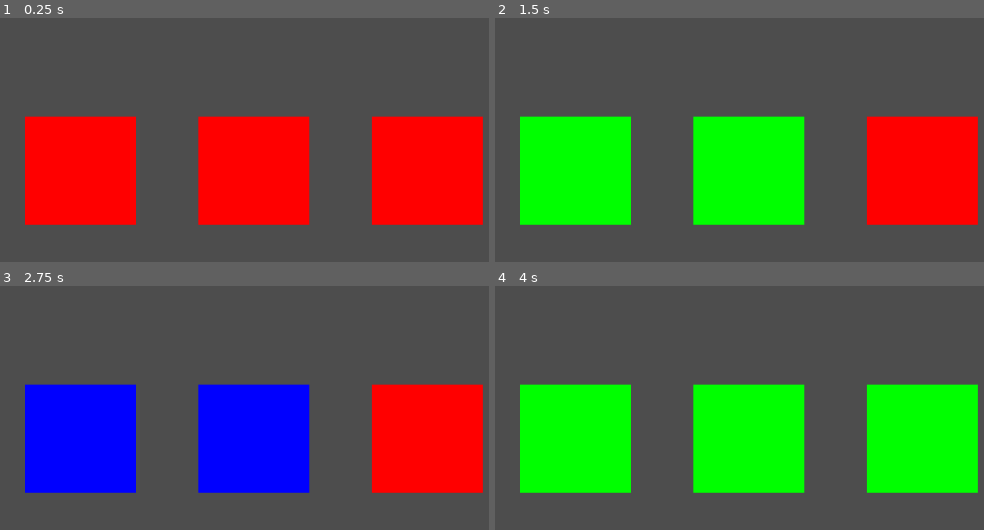
Above: before the commit, frames 1-4 (two rows, left to right).
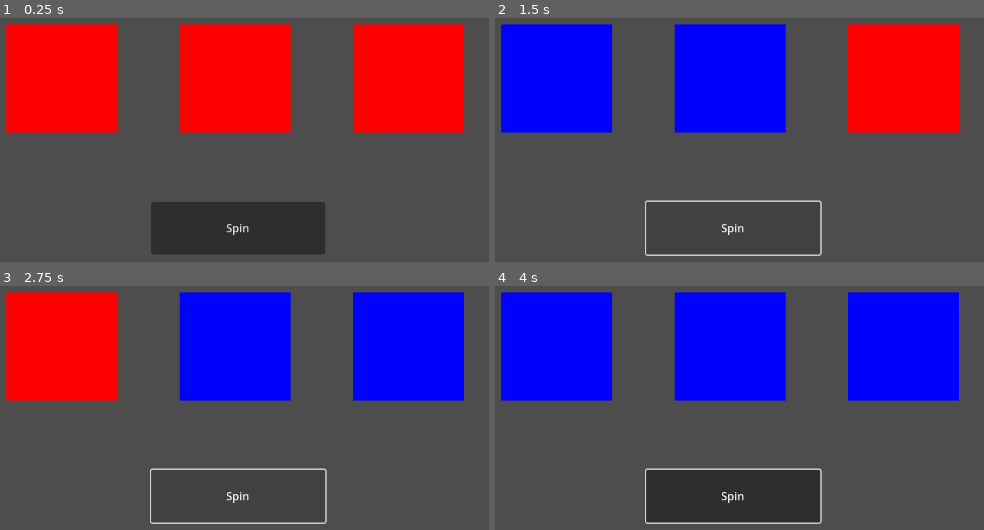
Above: after the commit, the same moments.

Repository: KarumGhag/Super-Gambler
Game: Godot game, scene res://SlotMachine/slot_machine.tscn
Same seed, same stepped clock (60 frames per second), same inputs: the game is played once before the commit and once after it. The project has no main scene, so this scene is started directly.
Inputs (mouse positions are in pixels of both pictures, inside the frame that each line leads up to):
- Up to frame 1 (0.25 s): no input
- Up to frame 2 (1.5 s): click (734, 227) at 0.5 s, where only the run after the commit has a clickable "Spin"; click (734, 227) at 1.25 s, where only the run after the commit has a clickable "Spin"
- Up to frame 3 (2.75 s): click (239, 495) at 2 s, where only the run after the commit has a clickable "Spin"
- Up to frame 4 (4 s): move the mouse to (930, 429) at 2.77 s; click (930, 429) at 2.85 s; move the mouse to (597, 473) at 3.52 s; right-click (597, 473) at 3.6 s

The runs differ from the first frame. In frame 1, 59% of the frame differs, in the area x 1-99%, y 2-97%; in frame 2, 57%; in frame 3, 57%; in frame 4, 63%, in the area x 1-99%, y 2-98%.

Commit message:
finished slot machine
still must add good looks and the better

Diff:
--- a/Better/betManager.gd
+++ b/Better/betManager.gd
@@ -3,7 +3,6 @@
 class_name BetManager
 
 var betAmount : int
-
 
 func addBet(value) -> void:
 	betAmount += value
--- /dev/null
+++ b/GameManager/GameManager.gd
@@ -0,0 +1,19 @@
+extends Node
+
+class_name GameManager
+
+@export var betManager : BetManager
+var bet : int
+var winAmount : int
+
+@export var moneyManager : MoneyManager
+
+func win() -> void:
+	bet = betManager.betAmount
+	winAmount = bet * 2
+	moneyManager.money += winAmount
+
+func lose() -> void:
+	bet = betManager.betAmount
+	winAmount = -bet
+	moneyManager.money += winAmount
--- /dev/null
+++ b/GameManager/MoneyManager.gd
@@ -0,0 +1,5 @@
+extends Node
+
+class_name MoneyManager
+
+var money : float = 0
--- /dev/null
+++ b/SlotMachine/SlotManager.gd
@@ -0,0 +1,35 @@
+extends Node2D
+
+class_name SlotManager
+
+@export var slots : Array[Slot]
+
+var results : Array = [null, null, null]
+var spinning : Array = [null, null, null]
+
+var gotResults : bool = false
+
+@export var spinButton : Button
+
+func _ready() -> void:
+	spinButton.connect("button_down", spin)
+
+func _process(_delta) -> void:
+	if not gotResults:
+		if spinning[0] == false and spinning[1] == false and spinning[2] == false:
+			print(results)
+			check()
+
+func check() -> void:
+	if results[0] == results[1] and results[1] == results[2]:
+		print("won")
+		gotResults = true
+		spinning = [null, null, null]
+
+func spin() -> void:
+
+	if (spinning[0] == null and spinning[1] == null and spinning[2] == null) or (spinning[0] == false and spinning[1] == false and spinning[2] == false):
+
+		for i in range(len(slots)):
+			print("spin")
+			slots[i].genSpin()
--- a/SlotMachine/slot.gd
+++ b/SlotMachine/slot.gd
@@ -13,39 +13,72 @@
 var timePerSpin : float = 0.25
 var timesSpun : int = 0
 
+var result : int
+
+@export var resultTxt : Label
+
+@export var slotManager : SlotManager
+@export var slotNum : int
+
+var spinning : bool = false
+
 func _ready() -> void:
-	genSpin()
+	#genSpin()
 	add_child(spinCoolDown)
 
 	spinCoolDown.autostart = false
 	spinCoolDown.one_shot = false
 	spinCoolDown.connect("timeout", spin)
 
-	timePerSpin = randf_range(0.2, 0.35)
-	spinCoolDown.start(timePerSpin)
+
+
 
 
 
 func genSpin() -> void:
+	print("gen")
+	timesSpun = 0
 	timesToSpin = randi_range(5, 30)
+	timePerSpin = randf_range(0.15, 0.25)
+	spinCoolDown.start(timePerSpin)
 
 
 func spin() -> void:
+
+	spinning = true
+	#resultTxt.text = str(currentColourNum)
+
+	currentColourNum = nextColour
 	currentColour = colours[nextColour]
 	nextColour += 1
 	timesSpun += 1
+
+	if currentColourNum < 0:
+		currentColourNum = len(colours)
+	if currentColourNum >= len(colours):
+		currentColourNum = 0
+
 	if timesSpun >= timesToSpin:
 		spinCoolDown.stop()
+
+		result = currentColourNum
+		slotManager.results[slotNum] = currentColourNum
+
+		spinning = false
+		slotManager.spinning[slotNum] = spinning
+
+		print("not spinning ", slotManager.spinning)
 		return
 
-	timePerSpin *= 1.05
-	print(timePerSpin)
+	timePerSpin *= 1.04
+
 	spinCoolDown.start(timePerSpin)
 
 func changeColour(newColour : Color):
 	currentColour = newColour
 
 func _process(_delta) -> void:
+
 	modulate = currentColour
 	if nextColour == len(colours):
 		nextColour = 0
--- a/SlotMachine/slot_machine.tscn
+++ b/SlotMachine/slot_machine.tscn
@@ -1,27 +1,66 @@
-[gd_scene load_steps=3 format=3 uid="uid://dy22mqaoltpub"]
+[gd_scene load_steps=4 format=3 uid="uid://dy22mqaoltpub"]
 
 [ext_resource type="Texture2D" uid="uid://cj74f08lowa6o" path="res://SlotMachine/slotImage.png" id="1_oydg2"]
+[ext_resource type="Script" path="res://SlotMachine/SlotManager.gd" id="1_t723w"]
 [ext_resource type="Script" path="res://SlotMachine/slot.gd" id="2_vio27"]
 
 [node name="SlotMachine" type="Node2D"]
 
-[node name="SlotHolder" type="Node2D" parent="."]
-position = Vector2(165, 144)
+[node name="SlotHolder" type="Node2D" parent="." node_paths=PackedStringArray("slots", "spinButton")]
+position = Vector2(290, 171)
+script = ExtResource("1_t723w")
+slots = [NodePath("Slot"), NodePath("Slot2"), NodePath("Slot3")]
+spinButton = NodePath("SpinButton")
 
-[node name="Slot" type="Sprite2D" parent="SlotHolder"]
-position = Vector2(150, 160)
+[node name="Slot" type="Sprite2D" parent="SlotHolder" node_paths=PackedStringArray("resultTxt", "slotManager")]
+position = Vector2(-2, 0)
 scale = Vector2(2.5, 2.451)
 texture = ExtResource("1_oydg2")
 script = ExtResource("2_vio27")
+resultTxt = NodePath("Label")
+slotManager = NodePath("..")
 
-[node name="Slot2" type="Sprite2D" parent="SlotHolder"]
-position = Vector2(400, 160)
+[node name="Label" type="Label" parent="SlotHolder/Slot"]
+offset_left = 0.4
+offset_top = 32.2317
+offset_right = 40.4
+offset_bottom = 55.2317
+metadata/_edit_use_anchors_ = true
+
+[node name="Slot2" type="Sprite2D" parent="SlotHolder" node_paths=PackedStringArray("resultTxt", "slotManager")]
+position = Vector2(248, 0)
 scale = Vector2(2.5, 2.451)
 texture = ExtResource("1_oydg2")
 script = ExtResource("2_vio27")
+resultTxt = NodePath("Label2")
+slotManager = NodePath("..")
+slotNum = 1
 
-[node name="Slot3" type="Sprite2D" parent="SlotHolder"]
-position = Vector2(650, 160)
+[node name="Label2" type="Label" parent="SlotHolder/Slot2"]
+offset_left = -31.6
+offset_top = 32.2317
+offset_right = 8.4
+offset_bottom = 55.2317
+
+[node name="Slot3" type="Sprite2D" parent="SlotHolder" node_paths=PackedStringArray("resultTxt", "slotManager")]
+position = Vector2(498, 0)
 scale = Vector2(2.5, 2.451)
 texture = ExtResource("1_oydg2")
 script = ExtResource("2_vio27")
+resultTxt = NodePath("Label3")
+slotManager = NodePath("..")
+slotNum = 2
+
+[node name="Label3" type="Label" parent="SlotHolder/Slot3"]
+offset_left = -31.6
+offset_top = 32.2317
+offset_right = 8.4
+offset_bottom = 55.2317
+
+[node name="SpinButton" type="Button" parent="SlotHolder"]
+offset_left = 127.0
+offset_top = 178.0
+offset_right = 378.0
+offset_bottom = 254.0
+text = "Spin
+"
